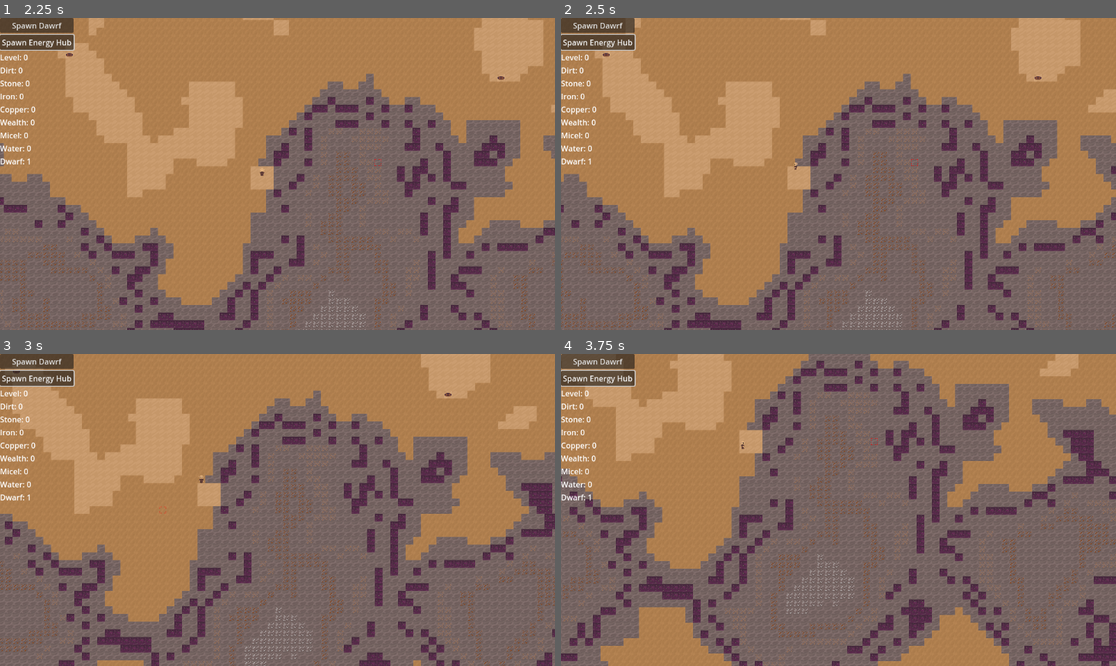
Above: before the commit, frames 1-4 (two rows, left to right).
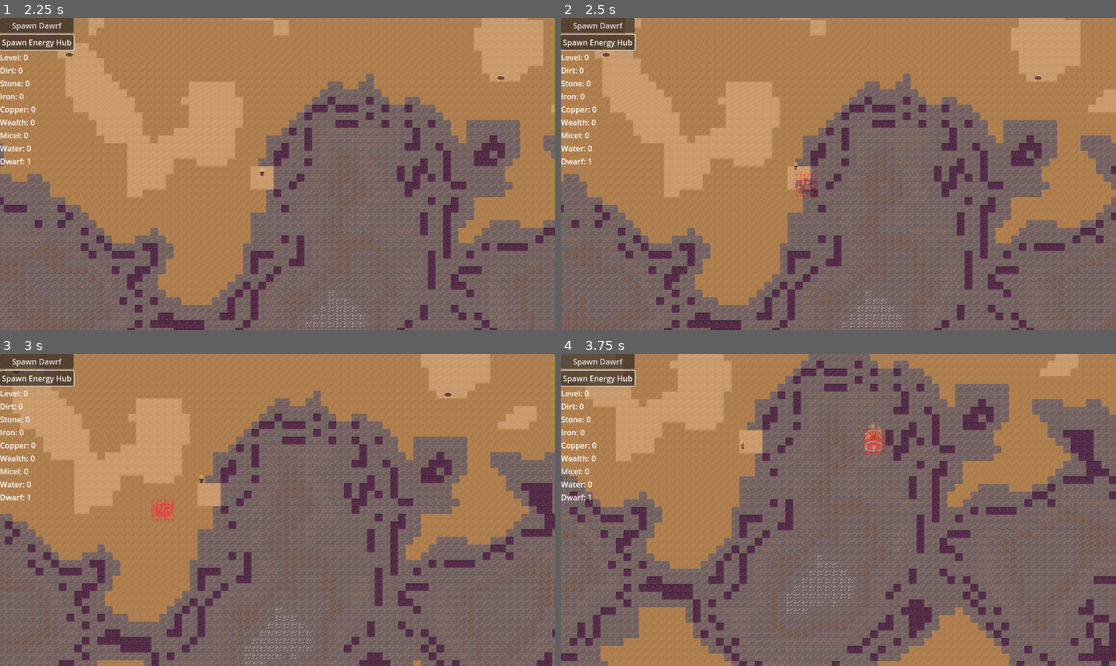
Above: after the commit, the same moments.

Repository: themoonforge/evergrove
Game: Godot game, scene res://world.tscn
Two runs of this game, one before a commit and one after it. Both use one fixed random seed, a clock stepped at 60 frames per second and the inputs below.
Inputs (mouse positions are in pixels of both pictures, inside the frame that each line leads up to):
- Up to frame 1 (2.25 s): click "Spawn Dawrf" at 0.5 s; click "Spawn Energy Hub" at 1.25 s; tap Enter at 2 s; move the mouse to (399, 158) at 2.02 s; hold Right (ui_right) from 2.03 s (still down); tap C at 2.1 s; click (399, 158) at 2.17 s
- Up to frame 2 (2.5 s): keep holding Right (ui_right); tap F at 2.3 s
- Up to frame 3 (3 s): move the mouse to (166, 525) at 2.77 s; release Right (ui_right) at 2.78 s; hold Down (ui_down) from 2.78 s (still down); tap F at 2.85 s; click (166, 525) at 2.92 s
- Up to frame 4 (3.75 s): tap B at 3.05, 3.6 s; move the mouse to (894, 441) at 3.52 s; release Down (ui_down) at 3.53 s; hold Right (ui_right) from 3.53 s (still down); click (894, 441) at 3.67 s

Frame 1 is identical in both runs. In frame 2, 0.2% of the frame differs, in the area x 42-65%, y 45-58%; in frame 3, 0.2%; in frame 4, 0.3%, in the area x 54-59%, y 21-33%.
Error in both runs: Invalid access to property or key 'hub_container' on a base object of type 'Sprite2D'. (res://gui.gd:44)

Commit message:
add builder cursor

Diff:
--- /dev/null
+++ b/evergrove/Utils.gd
@@ -0,0 +1,8 @@
+enum BuildingType{
+	BEER,
+	ENERGY,
+	FOOD
+}
+
+const TILE_SIZE_HALF = 8
+const TILE_SIZE = TILE_SIZE_HALF * 2
--- /dev/null
+++ b/evergrove/building_cursor.gd
@@ -0,0 +1,56 @@
+extends Node2D
+
+class_name BuildingCursor
+
+const Utils = preload("./Utils.gd")
+
+@onready var world: World = $"/root/Game/World"
+
+@onready var indicator: TileMap = $"./IndicatorMap"
+@onready var blueprint_beer: AnimatedSprite2D = $"./Blueprint_beer"
+@onready var blueprint_energy: AnimatedSprite2D = $"./Blueprint_energy"
+@onready var blueprint_food: AnimatedSprite2D = $"./Blueprint_food"
+
+@export var building_type: Utils.BuildingType = Utils.BuildingType.BEER
+
+func set_building_type(type: Utils.BuildingType) -> void:
+	building_type = type
+	blueprint_beer.visible = building_type == Utils.BuildingType.BEER
+	blueprint_energy.visible = building_type == Utils.BuildingType.ENERGY
+	blueprint_food.visible = building_type == Utils.BuildingType.FOOD
+
+func set_tile(pos: Vector2i) -> void:
+	indicator.clear()
+	var new_pos = pos + Vector2i(-1, -1)
+
+	var is_free: bool = true
+
+	for x in range(0, 3):
+		for y in range(0, 3):
+			var incidator_offset = Vector2i(x, y)
+			var free = world.is_free_space(new_pos + incidator_offset)
+			if !free:
+				is_free = false
+				indicator.set_cell(0, incidator_offset, 0, Vector2i(0, 0))
+
+	if is_free:
+		blueprint_beer.modulate.r = 1
+		blueprint_energy.modulate.r = 1
+		blueprint_food.modulate.r = 1
+	else:
+		blueprint_beer.modulate.r = 10
+		blueprint_energy.modulate.r = 10
+		blueprint_food.modulate.r = 10
+
+	var new_coords = world.visible_tile_map.map_to_local(new_pos)
+	var offset = Vector2(-Utils.TILE_SIZE_HALF, -Utils.TILE_SIZE_HALF)
+	position = new_coords + offset
+
+# Called when the node enters the scene tree for the first time.
+func _ready() -> void:
+	pass # Replace with function body.
+
+
+# Called every frame. 'delta' is the elapsed time since the previous frame.
+func _process(delta: float) -> void:
+	pass
--- a/evergrove/map/dungeon_layer.gd
+++ b/evergrove/map/dungeon_layer.gd
@@ -12,6 +12,8 @@
 
 @export var ladder: Dictionary = {}
 @export var chunks: Dictionary = {}
+
+@export var blocked_space = {}
 
 const SCALE = 64.0
 const ORE_SCALE = 32.0
--- a/evergrove/tile_set.tres
+++ b/evergrove/tile_set.tres
@@ -10,6 +10,7 @@
 0:0/0/custom_data_0 = true
 0:0/0/custom_data_1 = 1.0
 0:0/0/custom_data_9 = 1.0
+0:0/0/custom_data_11 = true
 0:1/0 = 0
 0:1/0/physics_layer_0/polygon_0/points = PackedVector2Array(-8, -8, -8, 8, 8, 8, 8, -8, -8, -8)
 0:1/0/custom_data_1 = 15.0
@@ -138,5 +139,7 @@
 custom_data_layer_9/type = 3
 custom_data_layer_10/name = "is_water"
 custom_data_layer_10/type = 1
+custom_data_layer_11/name = "is_free_space"
+custom_data_layer_11/type = 1
 sources/0 = SubResource("TileSetAtlasSource_c0m51")
 sources/1 = SubResource("TileSetAtlasSource_e65jy")
--- a/evergrove/world.gd
+++ b/evergrove/world.gd
@@ -2,7 +2,8 @@
 
 class_name World
 
-const TILE_SIZE = 16
+const Utils = preload("./Utils.gd")
+
 const HALF_CHUNK_SIZE = 64
 const CHUNK_SIZE = HALF_CHUNK_SIZE * 2
 const LAYERS = 5
@@ -27,7 +28,8 @@
 
 @onready var camera: Camera2D = $"/root/Game/Camera2D"
 @onready var game_state: GameState = $"/root/Game/GameState"
-@onready var tile_cursor: Sprite2D = $"./TileCursor"
+@onready var select_cursor: Sprite2D = $"./TileCursor"
+@onready var build_cursor: BuildingCursor = $"./BuildingCursor"
 
 @export var visible_tile_map: DungeonLayer
 @export var visible_level: int
@@ -46,6 +48,14 @@
 var astar: AStar3D
 
 var sprite_texture = preload("res://cross.png")
+
+enum CursorType {
+	SELECT,
+	BUILD,
+}
+
+@export var cursor_type: CursorType = CursorType.SELECT
+@export var build_type: Utils.BuildingType = Utils.BuildingType.BEER
 
 func _ready():
 	tile_set = preload("res://tile_set.tres")
@@ -73,6 +83,7 @@
 	var start_map = tile_maps[0]
 	set_air_around_tile(start_map, Vector2i(0, 0), false)
 	set_active_level(0)
+	set_cursor_type(CursorType.SELECT)
 
 	#
 	#
@@ -197,10 +208,10 @@
 	visible_rect = current_visible_rect
 
 	# Berechne die sichtbaren Kacheln in der TileMap
-	var start_x = int(floor(visible_rect.position.x / (TILE_SIZE * CHUNK_SIZE)))
-	var start_y = int(floor(visible_rect.position.y / (TILE_SIZE * CHUNK_SIZE)))
-	var end_x = int(ceil((visible_rect.position.x + visible_rect.size.x) / (TILE_SIZE * CHUNK_SIZE))) + 1
-	var end_y = int(ceil((visible_rect.position.y + visible_rect.size.y) / (TILE_SIZE * CHUNK_SIZE))) + 1
+	var start_x = int(floor(visible_rect.position.x / (Utils.TILE_SIZE * CHUNK_SIZE)))
+	var start_y = int(floor(visible_rect.position.y / (Utils.TILE_SIZE * CHUNK_SIZE)))
+	var end_x = int(ceil((visible_rect.position.x + visible_rect.size.x) / (Utils.TILE_SIZE * CHUNK_SIZE))) + 1
+	var end_y = int(ceil((visible_rect.position.y + visible_rect.size.y) / (Utils.TILE_SIZE * CHUNK_SIZE))) + 1
 
 	# Überprüfe und generiere die Chunks für die sichtbaren Kacheln
 	for x in range(start_x, end_x):
@@ -217,10 +228,24 @@
 					update_astarGrid(visible_tile_map, visible_level, pos)
 			#generate_tile(visible_tile_map, Vector2i(x, y))
 
+func set_cursor_type(type: CursorType, build_type: Utils.BuildingType = Utils.BuildingType.BEER):
+	cursor_type = type
+	build_cursor.set_building_type(build_type)
+	select_cursor.visible = cursor_type == CursorType.SELECT
+	build_cursor.visible = cursor_type == CursorType.BUILD
+
+func handle_cursor():
+	match cursor_type:
+		CursorType.SELECT:
+			var tile_position = visible_tile_map.local_to_map(get_global_mouse_position())
+			select_cursor.position = visible_tile_map.map_to_local(tile_position)
+		CursorType.BUILD:
+			var tile_position = visible_tile_map.local_to_map(get_global_mouse_position())
+			build_cursor.set_tile(tile_position)
+
 func _unhandled_input(event: InputEvent) -> void:
 	if event is InputEventMouseMotion:
-		var tile_position = visible_tile_map.local_to_map(get_global_mouse_position())
-		tile_cursor.position = visible_tile_map.map_to_local(tile_position)
+		handle_cursor()
 
 	if event is InputEventKey:
 		if event.pressed:
@@ -228,6 +253,14 @@
 				set_active_level(visible_level - 1)
 			elif event.keycode == KEY_E:
 				set_active_level(visible_level + 1)
+			elif event.keycode == KEY_C:
+				set_cursor_type(CursorType.SELECT)
+			elif event.keycode == KEY_F:
+				set_cursor_type(CursorType.BUILD, Utils.BuildingType.FOOD)
+			elif event.keycode == KEY_B:
+				set_cursor_type(CursorType.BUILD, Utils.BuildingType.BEER)
+			elif event.keycode == KEY_P:
+				set_cursor_type(CursorType.BUILD, Utils.BuildingType.ENERGY)
 
 	if is_active_debug_input && event is InputEventMouseButton:
 		if event.button_index == MOUSE_BUTTON_LEFT and event.pressed:
@@ -322,6 +355,14 @@
 	point_dicrionary[vector] = id
 	return id
 
-func get_tile_data(pos: Vector2i, level: int) -> TileData:
+func get_tile_data(pos: Vector2i, level: int = visible_level) -> TileData:
 	var tile_map = tile_maps[level]
 	return tile_map.get_cell_tile_data(0, pos)
+
+func is_free_space(pos: Vector2i, level: int = visible_level) -> bool:
+	var tile_map: DungeonLayer = tile_maps[level]
+	var data = tile_map.get_cell_tile_data(0, pos)
+	var blocked = tile_map.blocked_space.has(pos)
+	var free_space: bool = data.get_custom_data("is_free_space")
+
+	return free_space && !blocked
--- a/evergrove/world.tscn
+++ b/evergrove/world.tscn
@@ -8,6 +8,63 @@
 [ext_resource type="Texture2D" uid="uid://cfnlugthi7dgl" path="res://tile_cursor.png" id="4_0fr7v"]
 [ext_resource type="Script" path="res://AI/hivemind.gd" id="4_g3tpu"]
 [ext_resource type="Script" path="res://factory.gd" id="5_8o8h7"]
+[ext_resource type="Texture2D" uid="uid://6ybn737h53wy" path="res://blocked_cursor.png" id="7_6qi8k"]
+[ext_resource type="Texture2D" uid="uid://btx6pcq8h7lqt" path="res://hubs/beer_hub/beer_hub1.png" id="7_g58se"]
+[ext_resource type="Script" path="res://building_cursor.gd" id="7_sp6ne"]
+[ext_resource type="Texture2D" uid="uid://c37wje6ikep2c" path="res://hubs/beer_hub/beer_hub2.png" id="8_gqlsa"]
+[ext_resource type="Texture2D" uid="uid://c8l0t3mbc4atn" path="res://hubs/energy_hub/energy_hub1.png" id="9_ssxo7"]
+[ext_resource type="Texture2D" uid="uid://il6pnwplvdy" path="res://hubs/energy_hub/energy_hub2.png" id="10_62d0k"]
+[ext_resource type="Texture2D" uid="uid://dtnmcje85qhw" path="res://hubs/food_hub/food_hub1.png" id="11_ag38c"]
+[ext_resource type="Texture2D" uid="uid://d30syauf7qb6t" path="res://hubs/food_hub/food_hub2.png" id="12_avoce"]
+
+[sub_resource type="TileSetAtlasSource" id="TileSetAtlasSource_55trl"]
+texture = ExtResource("7_6qi8k")
+0:0/0 = 0
+
+[sub_resource type="TileSet" id="TileSet_orqen"]
+sources/0 = SubResource("TileSetAtlasSource_55trl")
+
+[sub_resource type="SpriteFrames" id="SpriteFrames_fnxof"]
+animations = [{
+"frames": [{
+"duration": 1.0,
+"texture": ExtResource("7_g58se")
+}, {
+"duration": 1.0,
+"texture": ExtResource("8_gqlsa")
+}],
+"loop": true,
+"name": &"default",
+"speed": 5.0
+}]
+
+[sub_resource type="SpriteFrames" id="SpriteFrames_byq5e"]
+animations = [{
+"frames": [{
+"duration": 1.0,
+"texture": ExtResource("9_ssxo7")
+}, {
+"duration": 1.0,
+"texture": ExtResource("10_62d0k")
+}],
+"loop": true,
+"name": &"default",
+"speed": 5.0
+}]
+
+[sub_resource type="SpriteFrames" id="SpriteFrames_hlmuf"]
+animations = [{
+"frames": [{
+"duration": 1.0,
+"texture": ExtResource("11_ag38c")
+}, {
+"duration": 1.0,
+"texture": ExtResource("12_avoce")
+}],
+"loop": true,
+"name": &"default",
+"speed": 5.0
+}]
 
 [node name="Game" type="Node2D"]
 script = ExtResource("1_acbsa")
@@ -67,9 +124,41 @@
 is_generating_fog_of_war = false
 
 [node name="TileCursor" type="Sprite2D" parent="World"]
+visible = false
 z_index = 1000
 y_sort_enabled = true
 texture = ExtResource("4_0fr7v")
+
+[node name="BuildingCursor" type="Node2D" parent="World"]
+visible = false
+z_index = 1000
+script = ExtResource("7_sp6ne")
+
+[node name="IndicatorMap" type="TileMap" parent="World/BuildingCursor"]
+tile_set = SubResource("TileSet_orqen")
+format = 2
+layer_0/tile_data = PackedInt32Array(0, 0, 0, 1, 0, 0, 2, 0, 0, 65538, 0, 0, 65537, 0, 0, 65536, 0, 0, 131072, 0, 0, 131073, 0, 0, 131074, 0, 0)
+
+[node name="Blueprint_beer" type="AnimatedSprite2D" parent="World/BuildingCursor"]
+visible = false
+modulate = Color(1, 1, 1, 0.498039)
+z_index = 1
+position = Vector2(23, 18)
+sprite_frames = SubResource("SpriteFrames_fnxof")
+
+[node name="Blueprint_energy" type="AnimatedSprite2D" parent="World/BuildingCursor"]
+visible = false
+modulate = Color(1, 1, 1, 0.498039)
+z_index = 1
+position = Vector2(24, 22)
+sprite_frames = SubResource("SpriteFrames_byq5e")
+
+[node name="Blueprint_food" type="AnimatedSprite2D" parent="World/BuildingCursor"]
+visible = false
+modulate = Color(1, 1, 1, 0.498039)
+z_index = 1
+position = Vector2(23, 24)
+sprite_frames = SubResource("SpriteFrames_hlmuf")
 
 [node name="Factory" type="Node2D" parent="."]
 script = ExtResource("5_8o8h7")
Binary file added: evergrove/blocked_cursor.png
Not shown, added: evergrove/blocked_cursor.png.import
Not shown: 1 places in evergrove/world.tscn that only renumber resources
